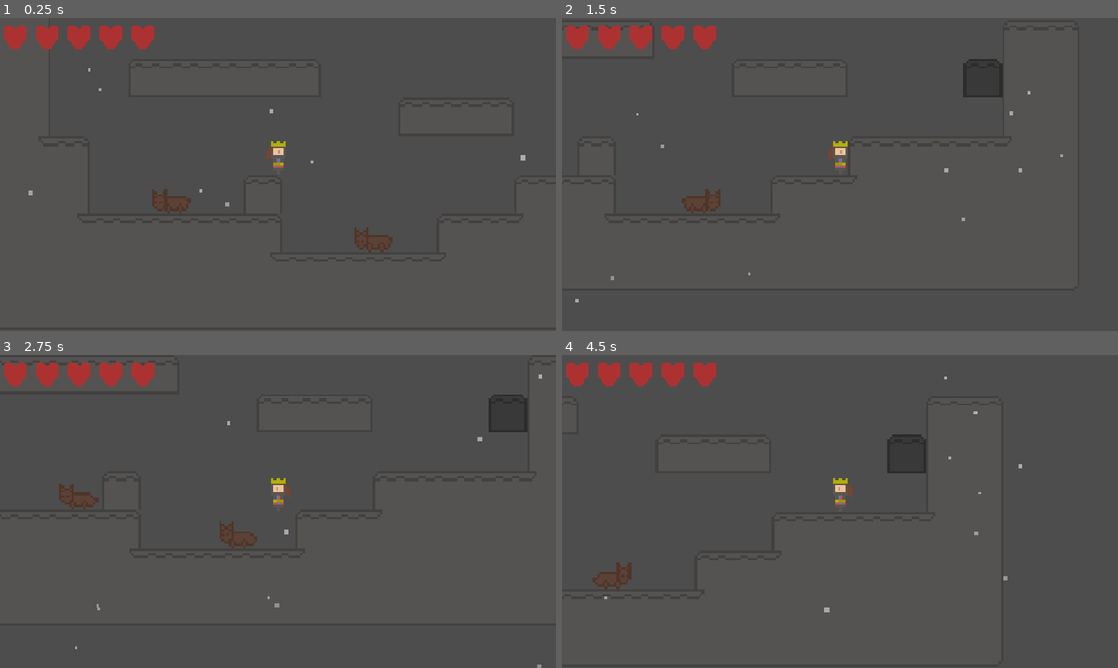
Above: before the commit, frames 1-4 (two rows, left to right).
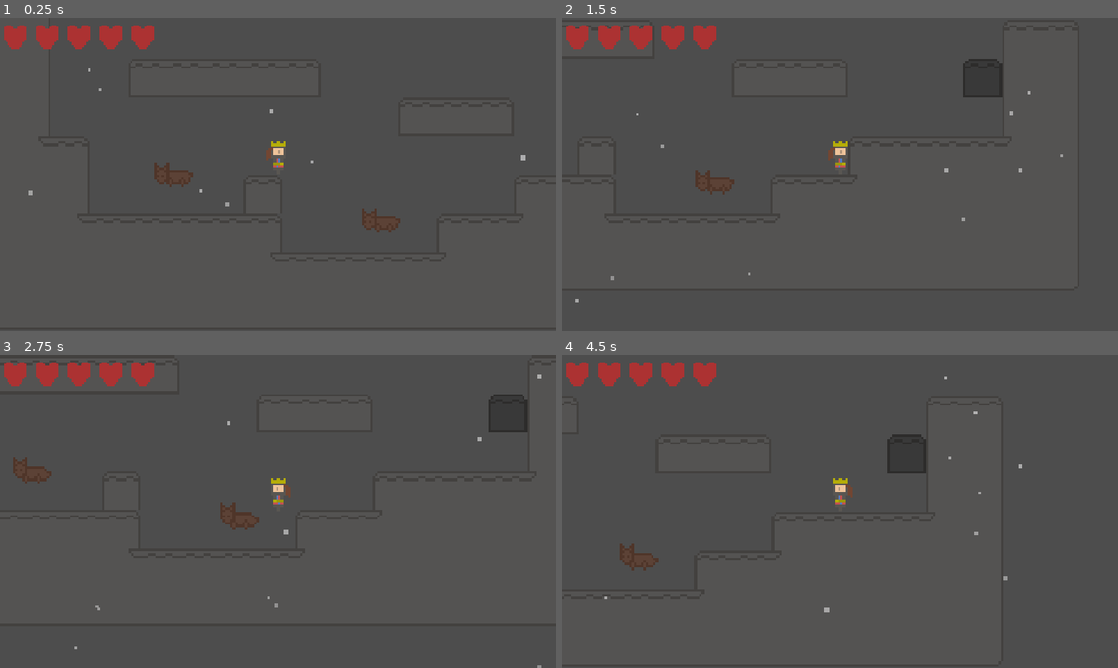
Above: after the commit, the same moments.

Repository: tarfish/queen-of-spades
Game: Godot game, scene res://assets/scenes/area_1.tscn
Same seed, same stepped clock (60 frames per second), same inputs: the game is played once before the commit and once after it.
Inputs:
- Up to frame 1 (0.25 s): no input
- Up to frame 2 (1.5 s): tap Enter at 0.5 s; hold Right (move_right) from 0.53 s (still down); tap Alt at 0.6 s; tap Z (jump) at 0.77 s; tap Shift at 1.35 s
- Up to frame 3 (2.75 s): tap Z (jump) at 1.52 s; release Right (move_right) at 2.03 s; hold Left (move_left) from 2.03 s (still down); tap Alt at 2.1 s
- Up to frame 4 (4.5 s): release Left (move_left) at 2.78 s; hold Right (move_right) 2.78-4.28 s; tap Shift at 2.85, 4.35 s; tap Z (jump) at 3.02, 3.77 s; tap Alt at 3.6 s; hold Left (move_left) from 4.28 s (still down)

The runs differ from the first frame. In frame 1, 0.7% of the frame differs, in the area x 27-72%, y 46-75%; in frame 2, 0.4%; in frame 3, 0.7%, in the area x 2-98%, y 6-100%; in frame 4, 0.4%.
Error after the commit: Invalid assignment of property or key 'visible' with value of type 'bool' on a base object of type 'null instance'. (res://assets/scripts/transition_screen.gd:…

Commit message:
this is so annoying nothing works

Diff:
--- a/assets/scenes/area_1.tscn
+++ b/assets/scenes/area_1.tscn
@@ -366,13 +366,14 @@
 [node name="Player" parent="." instance=ExtResource("2_0ue7q")]
 position = Vector2(-16, -16)
 
-[node name="crawler" parent="." node_paths=PackedStringArray("player") instance=ExtResource("4_tbje5")]
+[node name="crawler" parent="." instance=ExtResource("4_tbje5")]
 texture_filter = 1
 position = Vector2(40, 16)
-player = NodePath("../Player")
+script = null
 
 [node name="crawler2" parent="." instance=ExtResource("4_tbje5")]
 position = Vector2(-46, -3)
+script = null
 
 [node name="GPUParticles2D" type="GPUParticles2D" parent="."]
 position = Vector2(0, -120)
--- a/assets/scenes/crawler.gd
+++ /dev/null
@@ -1,104 +0,0 @@
-extends CharacterBody2D
-
-@export var player: CharacterBody2D
-@export var speed: int = 50
-@export var chase_speed: int = 50
-@export var acceleration: int = -30
-@export var knockback := 250
-
-@onready var sprite: AnimatedSprite2D = $sprite
-@onready var raycast: RayCast2D = $sprite/RayCast2D
-@onready var timer: Timer = $Timer
-@onready var raycast2: RayCast2D = $sprite/RayCast2D2
-
-var gravity: float = ProjectSettings.get_setting("physics/2d/default_gravity")
-var direction: Vector2
-var right_bounds: Vector2
-var left_bounds: Vector2
-
-enum states {
-	wander,
-	chase
-}
-var current_state = states.wander
-
-func _ready():
-	left_bounds = self.position + Vector2(-10,0)
-	right_bounds = self.position + Vector2(10,0)
-
-func _physics_process(delta: float) -> void:
-	handle_gravity(delta)
-	handle_movement(delta)
-	change_direction()
-	look_for_player()
-
-func look_for_player():
-	if raycast.is_colliding():
-		var collider = raycast.get_collider()
-		if collider == player:
-			chase_player()
-		elif current_state == states.chase:
-			stop_chase()
-	elif current_state == states.chase:
-		stop_chase()
-
-func chase_player() -> void:
-	timer.stop()
-	current_state = states.chase
-
-func stop_chase() -> void:
-	if timer.time_left <= 0:
-		timer.start()
-
-func handle_movement(delta: float) -> void:
-	if current_state == states.wander:
-		velocity = velocity.move_toward(direction * speed, acceleration * delta)
-	else:
-		velocity = velocity.move_toward(direction * chase_speed, acceleration * delta)
-
-	move_and_slide()
-
-func change_direction() -> void:
-	if current_state == states.wander:
-		if sprite.flip_h:
-			if self.position.x <= right_bounds.x:
-				direction = Vector2(1,0)
-				acceleration = 100
-				raycast2.enabled = true
-			else:
-				sprite.flip_h = false
-				raycast.target_position = Vector2(-35,0)
-				acceleration = -100
-				raycast2.enabled = false
-		else:
-			if self.position.x >= left_bounds.x:
-				direction = Vector2(1,0)
-				acceleration = -100
-				raycast.enabled = true
-			else:
-				sprite.flip_h = true
-				raycast.target_position = Vector2(35,0)
-				acceleration = 100
-				raycast.enabled = false
-	else:
-		direction = (player.position - self.position).normalized()
-		direction = sign(direction)
-		if direction.x == 1:
-			sprite.flip_h = true
-			acceleration = -100
-		else:
-			sprite.flip_h = false
-			acceleration = 100
-
-func handle_gravity(delta: float) -> void:
-	if not is_on_floor():
-		velocity.y += gravity + delta
-
-func _on_timer_timeout() -> void:
-	current_state = states.wander
-
-func _on_area_2d_body_entered(body: CharacterBody2D) -> void:
-	if body.is_in_group("player"):
-		body.reduce_health()
-		print (body.health)
-		body.knockback = position.direction_to(body.position) * knockback
--- a/assets/scenes/crawler.tscn
+++ b/assets/scenes/crawler.tscn
@@ -1,7 +1,6 @@
-[gd_scene load_steps=8 format=3 uid="uid://55glsktgqkbu"]
+[gd_scene load_steps=7 format=3 uid="uid://55glsktgqkbu"]
 
 [ext_resource type="Texture2D" uid="uid://bwd12np5u5bqi" path="res://assets/sprites/crawler-Sheet.png" id="1_r0k6r"]
-[ext_resource type="Script" uid="uid://cj57sw4f32sng" path="res://assets/scenes/crawler.gd" id="1_v0qg8"]
 
 [sub_resource type="CapsuleShape2D" id="CapsuleShape2D_r0k6r"]
 radius = 2.0
@@ -34,8 +33,6 @@
 height = 16.0
 
 [node name="crawler" type="CharacterBody2D"]
-script = ExtResource("1_v0qg8")
-speed = 30
 
 [node name="CollisionShape2D" type="CollisionShape2D" parent="."]
 position = Vector2(1, 6)
--- /dev/null
+++ b/assets/scenes/transition_screen.tscn
@@ -0,0 +1,71 @@
+[gd_scene load_steps=6 format=3 uid="uid://dwddvq03w770y"]
+
+[ext_resource type="Script" uid="uid://cugtb1e3wx67m" path="res://assets/scripts/transition_screen.gd" id="1_w85ix"]
+
+[sub_resource type="Animation" id="Animation_w85ix"]
+length = 0.001
+tracks/0/type = "value"
+tracks/0/imported = false
+tracks/0/enabled = true
+tracks/0/path = NodePath("rectangleofcolor:modulate")
+tracks/0/interp = 1
+tracks/0/loop_wrap = true
+tracks/0/keys = {
+"times": PackedFloat32Array(0),
+"transitions": PackedFloat32Array(1),
+"update": 0,
+"values": [Color(1, 1, 1, 0)]
+}
+
+[sub_resource type="Animation" id="Animation_54lm7"]
+resource_name = "fade_to_normal"
+length = 0.5
+tracks/0/type = "value"
+tracks/0/imported = false
+tracks/0/enabled = true
+tracks/0/path = NodePath("rectangleofcolor:modulate")
+tracks/0/interp = 1
+tracks/0/loop_wrap = true
+tracks/0/keys = {
+"times": PackedFloat32Array(0, 0.5),
+"transitions": PackedFloat32Array(1, 1),
+"update": 0,
+"values": [Color(1, 1, 1, 1), Color(1, 1, 1, 0)]
+}
+
+[sub_resource type="Animation" id="Animation_qr7b5"]
+resource_name = "fade_to_black"
+length = 0.5
+tracks/0/type = "value"
+tracks/0/imported = false
+tracks/0/enabled = true
+tracks/0/path = NodePath("rectangleofcolor:modulate")
+tracks/0/interp = 1
+tracks/0/loop_wrap = true
+tracks/0/keys = {
+"times": PackedFloat32Array(0, 0.5),
+"transitions": PackedFloat32Array(1, 1),
+"update": 0,
+"values": [Color(1, 1, 1, 0), Color(1, 1, 1, 1)]
+}
+
+[sub_resource type="AnimationLibrary" id="AnimationLibrary_w85ix"]
+_data = {
+&"RESET": SubResource("Animation_w85ix"),
+&"fade_to_normal": SubResource("Animation_54lm7"),
+&"fade_to_red": SubResource("Animation_qr7b5")
+}
+
+[node name="transition_screen" type="CanvasLayer"]
+script = ExtResource("1_w85ix")
+
+[node name="rectangleofcolor" type="ColorRect" parent="."]
+modulate = Color(1, 1, 1, 0)
+offset_right = 1152.0
+offset_bottom = 648.0
+color = Color(0.259801, 0.115918, 0.146372, 1)
+
+[node name="playerofanimations" type="AnimationPlayer" parent="."]
+libraries = {
+&"": SubResource("AnimationLibrary_w85ix")
+}
--- a/assets/scripts/crawler.gd
+++ b/assets/scripts/crawler.gd
@@ -4,6 +4,7 @@
 @export var speed: int = 50
 @export var chase_speed: int = 50
 @export var acceleration: int = -30
+@export var knockback := 250
 
 @onready var sprite: AnimatedSprite2D = $sprite
 @onready var raycast: RayCast2D = $sprite/RayCast2D
@@ -95,3 +96,9 @@
 
 func _on_timer_timeout() -> void:
 	current_state = states.wander
+
+func _on_area_2d_body_entered(body: CharacterBody2D) -> void:
+	if body.is_in_group("player"):
+		body.reduce_health()
+		print (body.health)
+		body.knockback = position.direction_to(body.position) * knockback
--- a/assets/scripts/player_controller.gd
+++ b/assets/scripts/player_controller.gd
@@ -100,6 +100,8 @@
 	elif health == 0:
 		heart5.hide()
 		get_tree().reload_current_scene()
+		TransitionScreen.transition()
+		await TransitionScreen.on_transition_finished
 
 func _on_timer_timeout() -> void:
 	animationplayer.play("idle")
--- /dev/null
+++ b/assets/scripts/transition_screen.gd
@@ -0,0 +1,22 @@
+extends CanvasLayer
+
+signal on_transition_finished
+
+@onready var color_rect = $rectangleofcolor
+@onready var animation_player = $playerofanimations
+
+func _ready():
+	print_tree()
+	color_rect.visible = false
+	animation_player.animation_finished.connect(_on_animation_finished)
+
+func _on_animation_finished(anim_name):
+	if anim_name == "fade_to_red":
+		on_transition_finished.emit()
+		animation_player.play("fade_to_normal")
+	elif anim_name == "fade_to_normal":
+		color_rect.visible = false
+
+func transition():
+	color_rect.visible = true
+	animation_player.play("fade_to_red")
--- a/project.godot
+++ b/project.godot
@@ -15,6 +15,10 @@
 config/features=PackedStringArray("4.4", "Forward Plus")
 config/icon="res://icon.svg"
 <<<<<<<HEADrun/main_scene="uid://bo20wm5aevdb8"
+
+[autoload]
+
+TransitionScreen="*res://assets/scripts/transition_screen.gd"
 
 [display]
 
Not shown, removed: assets/scenes/crawler.gd.uid
Not shown, changed: assets/scripts/crawler.gd.uid
Not shown, added: assets/scripts/transition_screen.gd.uid
Not shown, added: assets/scenes/player.tscn5915110423.tmp
Not shown, added: assets/scenes/player.tscn5927080865.tmp
